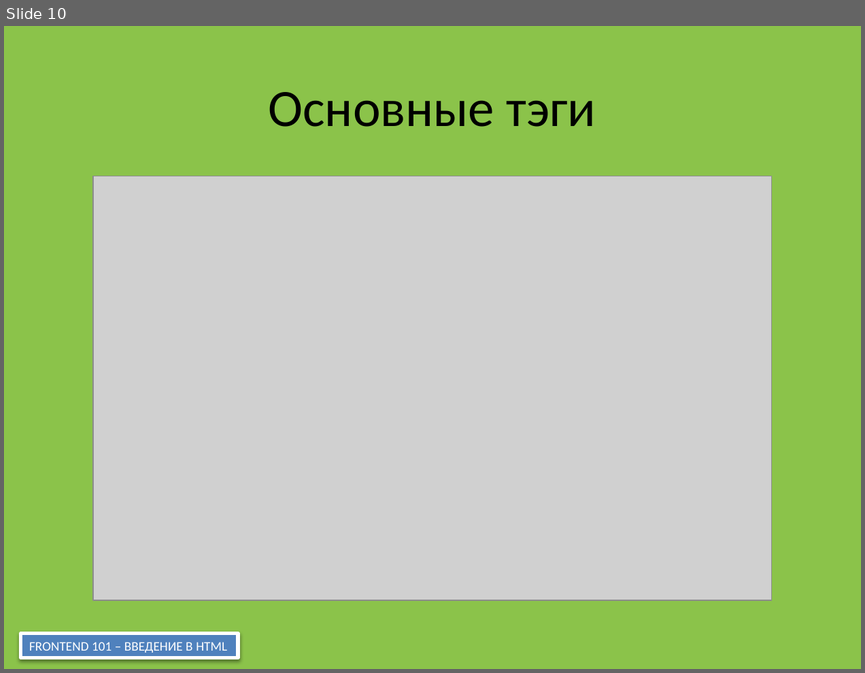
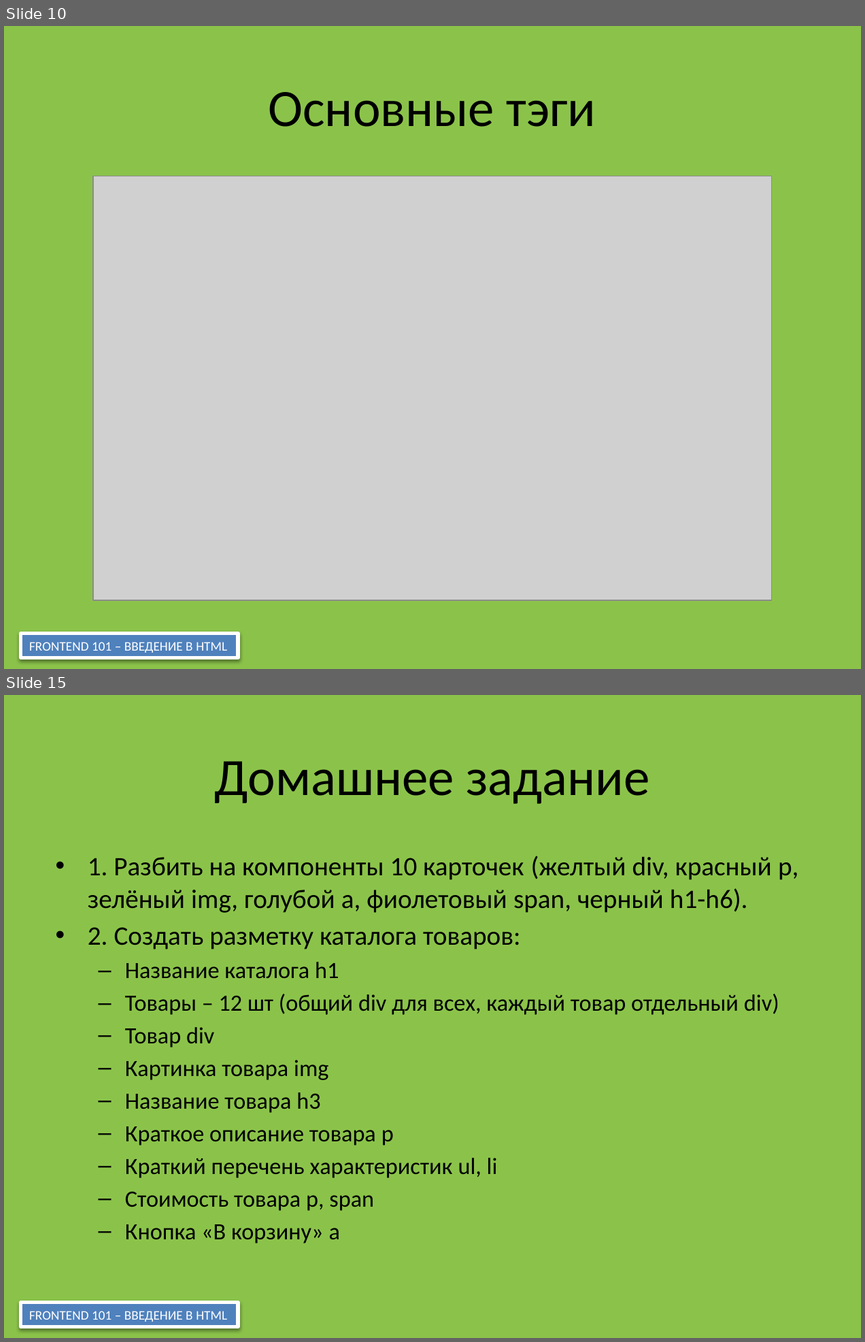
Before and after one commit to fedyashev/course-frontend-group-2, a slide deck: 00-presentation/Frontend 101.pptx. Shown one above the other, each under a label of ours: slide 10 before the commit, slides 10 and 15 after it; the slides between them are not shown. The pictures are 865x673 and 865x1342 pixels, drawn with LibreOffice and Linux fonts; fonts in the diff are those of the drawing; grey boxes stand for pictures. Boxes give left, top, right and bottom in pixels: in the first picture for what was removed or moved away, otherwise in the second. Text is boxed around its words. In the diff, an @@ line names an element or a change of style, - is before the commit and + after.

```diff
--- a/00-presentation/Frontend 101.pptx
+++ b/00-presentation/Frontend 101.pptx
@@ slide 15 added at (x1=4, y1=695, x2=861, y2=1338), background #8BC34A @@
@@ title added at (x1=215, y1=761, x2=649, y2=804), 44 pt, text #000000 @@
+Домашнее задание
@@ text added at (x1=88, y1=855, x2=798, y2=1243), 19.6 pt, text #000000 @@
+• 1. Разбить на компоненты 10 карточек (желтый div, красный p, зелёный img, голубой a, фиолетовый span, черный h1-h6).
+• 2. Создать разметку каталога товаров:
+  – Название каталога h1
+  – Товары – 12 шт (общий div для всех, каждый товар отдельный div)
+  – Товар div
+  – Картинка товара img
+  – Название товара h3
+  – Краткое описание товара p
+  – Краткий перечень характеристик ul, li
+  – Стоимость товара p, span
+  – Кнопка «В корзину» a
@@ rectangle added at (x1=21, y1=1302, x2=238, y2=1327), fill #4F81BD, outline #FFFFFF 3 pt, 11 pt, text #FFFFFF @@
+FRONTEND 101 – ВВЕДЕНИЕ В HTML
```
Also in this commit, not shown: 1 slide changed, 3 other slides added, 5 other files.
